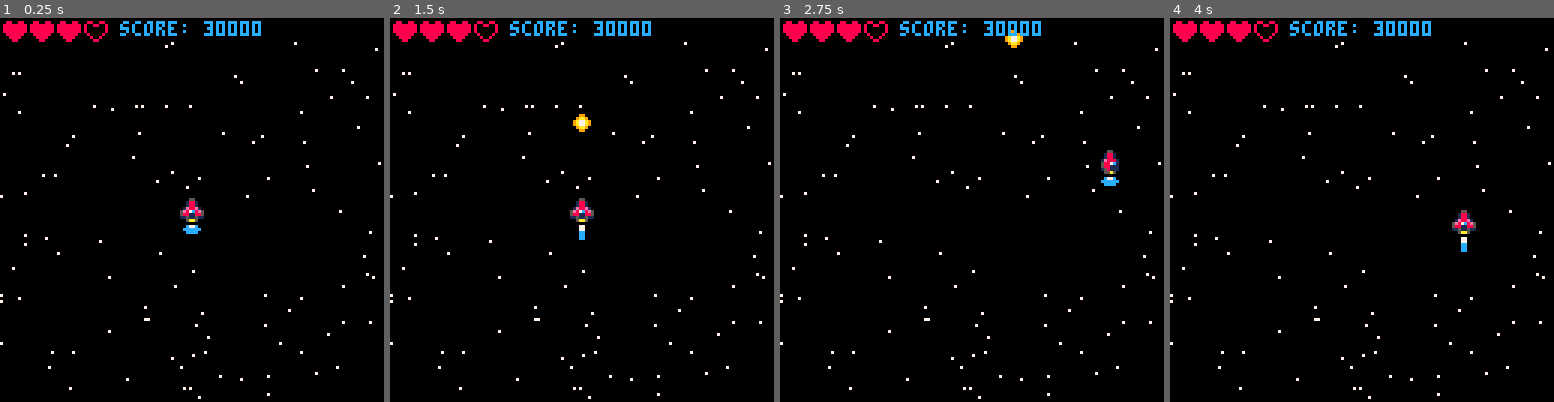
Above: before the commit, frames 1-4 (left to right).
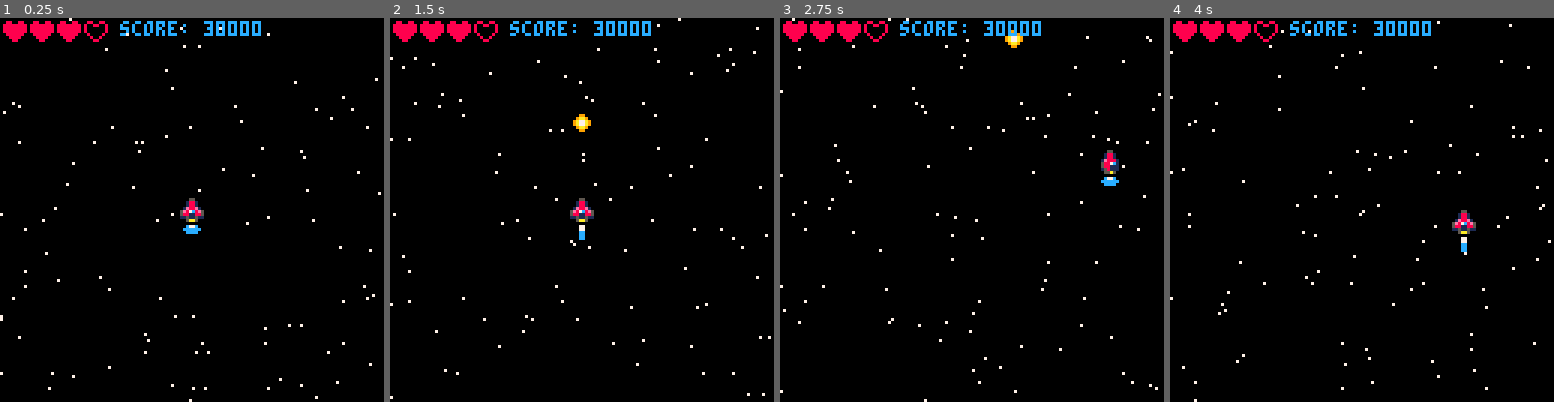
Above: after the commit, the same moments.

Repository: CRBroughton/pico-8-hero
Game: PICO-8 cartridge src/pico-8-hero.p8
Same seed, same stepped clock (60 frames per second), same inputs: the game is played once before the commit and once after it.
Inputs:
- Up to frame 1 (0.25 s): no input
- Up to frame 2 (1.5 s): tap X (X key) at 0.33, 1.07 s
- Up to frame 3 (2.75 s): hold Right 1.6-2.1 s; tap X (X key) at 1.85 s; hold Up 2.15-2.42 s; hold Right from 2.47 s (still down)
- Up to frame 4 (4 s): tap X (X key) at 2.97 s; release Right at 3.03 s; hold Left 3.08-3.58 s; hold Down 3.63-3.97 s

The runs differ from the first frame. In frame 1, 1.2% of the frame differs, in the area x 0-100%, y 0-100%; in frame 2, 1.2%; in frame 3, 1.2%; in frame 4, 1.2%.

Commit message:
feat(starfield): animated stars

Diff:
--- a/src/main.lua
+++ b/src/main.lua
@@ -17,11 +17,13 @@
 
     starx = {}
     stary = {}
+    starspeed = {}
 
     -- Add stars into the empty arrays
     for i = 1, 100 do
         add(starx, flr(rnd(128)))
         add(stary, flr(rnd(128)))
+        add(starspeed, rnd(1.5) + 0.5)
     end
 
     bullet = {
@@ -118,4 +120,5 @@
         ship.y = 120
     end
 
+    animatestars()
 end
--- a/src/starfield.lua
+++ b/src/starfield.lua
@@ -4,3 +4,16 @@
         pset(starx[i], stary[i], 7)
     end
 end
+
+function animatestars()
+    for i = 1, #stary do -- # - shortcut to length
+        local sy = stary[i] -- local scope variable
+
+        sy = sy + starspeed[i]
+
+        if sy > 128 then
+            sy = sy - 128
+        end
+        stary[i] = sy -- sets global variable value to local
+    end
+end
